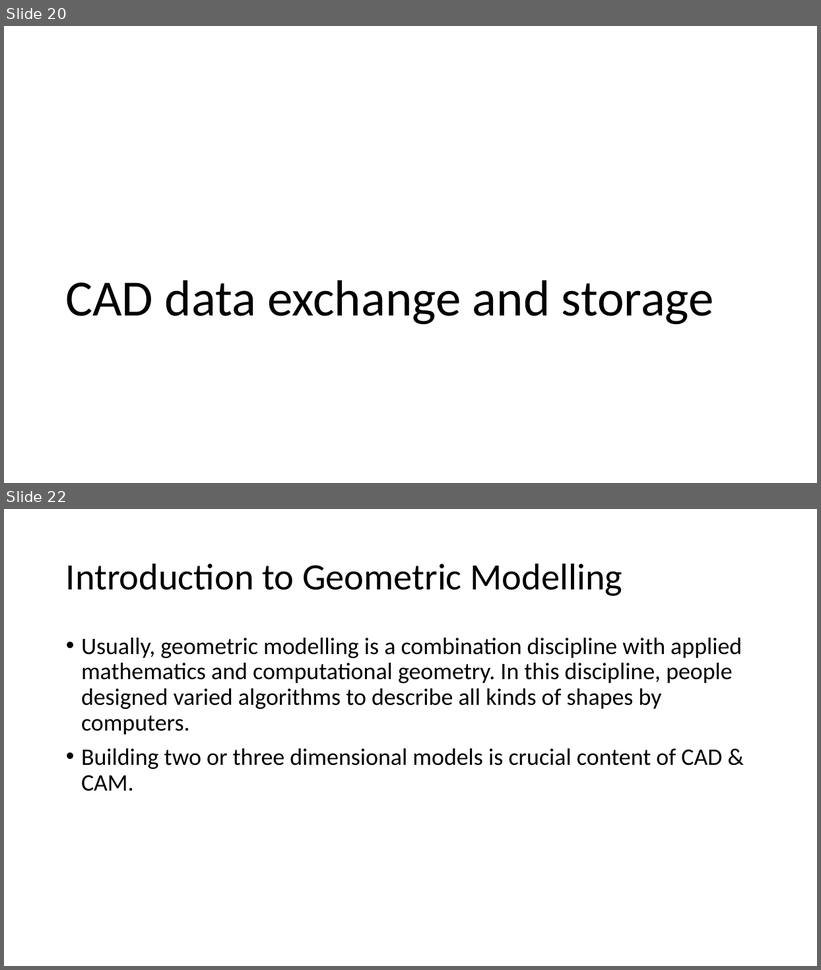
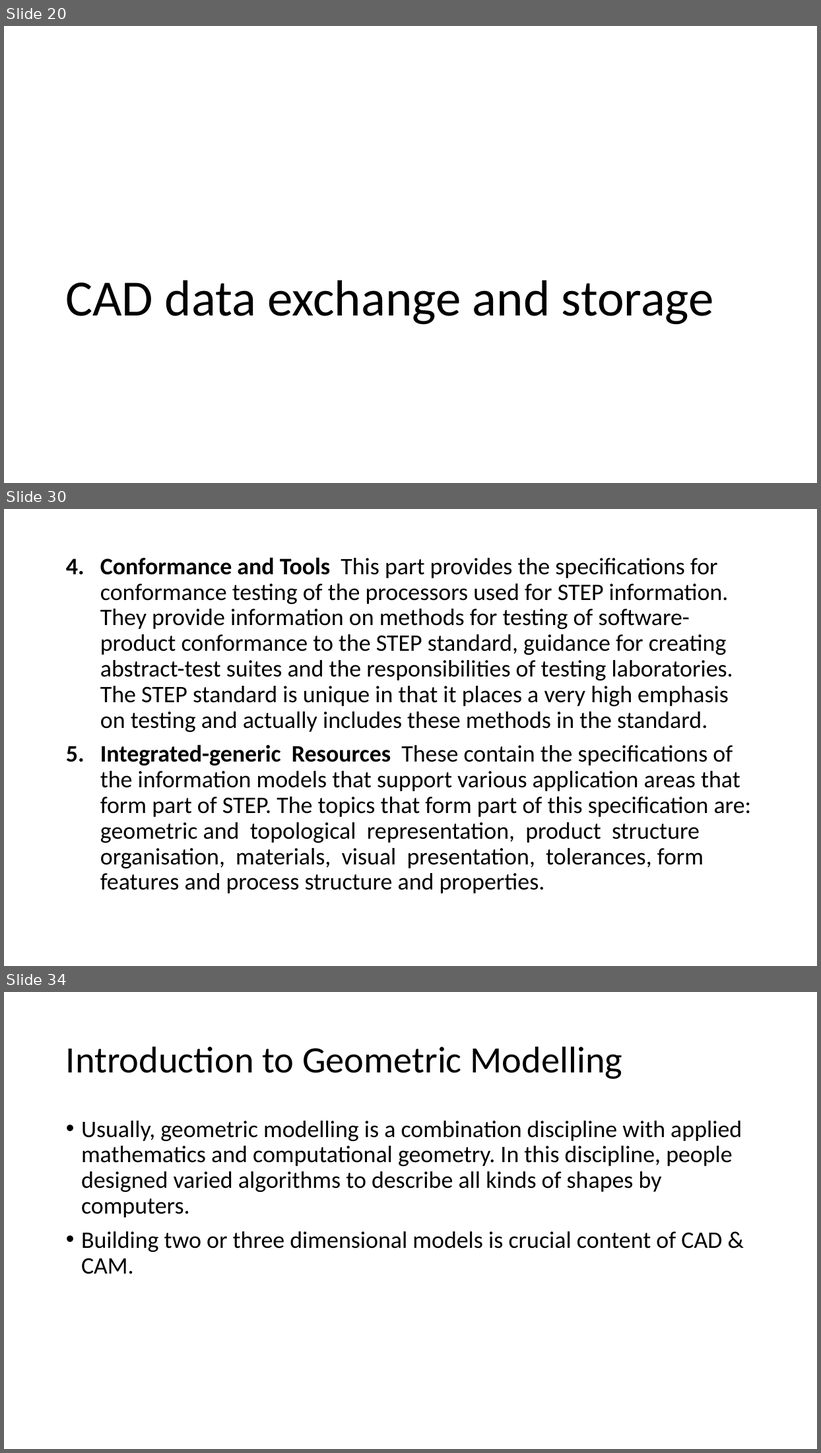
Before and after one commit to Jinny-Ching/cad_cam_course, a slide deck: CAD_CAM.pptx. Shown one above the other, each under a label of ours: slides 20 and 22 before the commit, slides 20, 30 and 34 after it; the slides between them are not shown. The pictures are 821x970 and 821x1453 pixels, drawn with LibreOffice and Linux fonts; fonts in the diff are those of the drawing. Boxes give left, top, right and bottom in pixels: in the first picture for what was removed or moved away, otherwise in the second. Text is boxed around its words. In the diff, an @@ line names an element or a change of style, - is before the commit and + after.

```diff
--- a/CAD_CAM.pptx
+++ b/CAD_CAM.pptx
@@ slide 30 added at [4,509,817,966], background #FFFFFF @@
@@ text added at [100,557,752,894], 28 pt, text #000000 @@
+4. Conformance and Tools This part provides the specifications for conformance testing of the processors used for STEP information. They provide information on methods for testing of software-product conformance to the STEP standard, guidance for creating abstract-test suites and the responsibilities of testing laboratories. The STEP standard is unique in that it places a very high emphasis on testing and actually includes these methods in the standard.
+5. Integrated-generic Resources These contain the specifications of the information models that support various application areas that form part of STEP. The topics that form part of this specification are: geometric and topological representation, product structure organisation, materials, visual presentation, tolerances, form features and process structure and properties.
@@ what was slide 22 is now slide 34 @@
```
Also in this commit, not shown: 3 slides changed, 12 other slides added.
